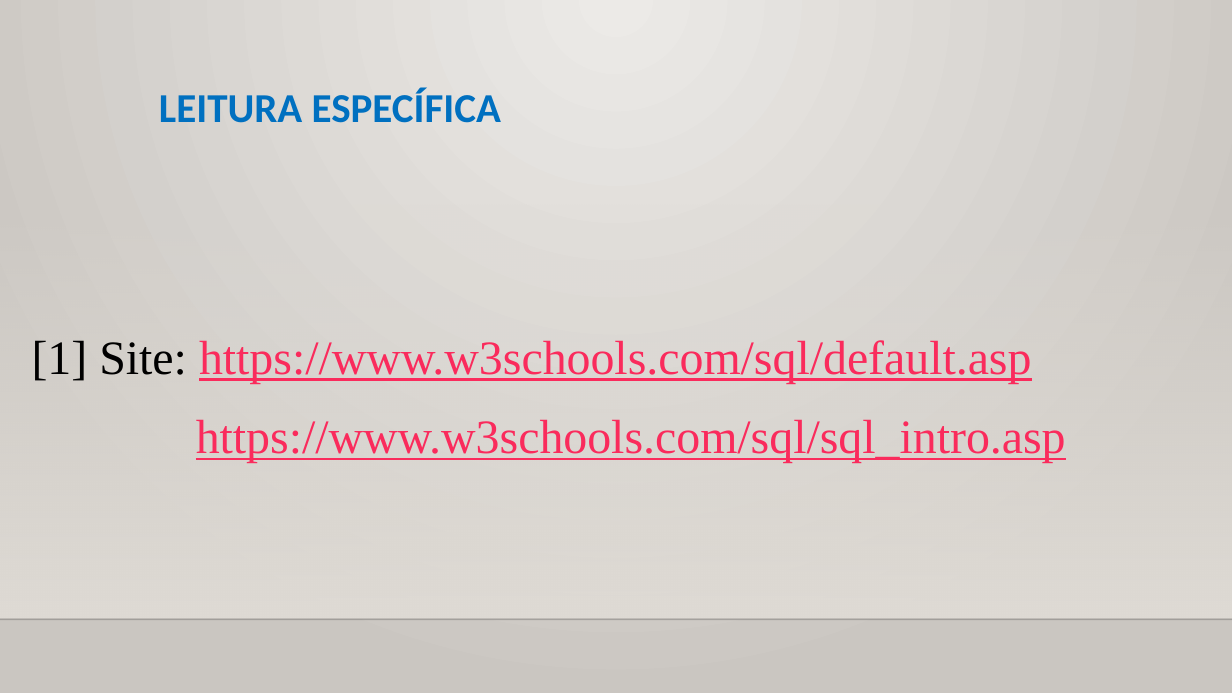
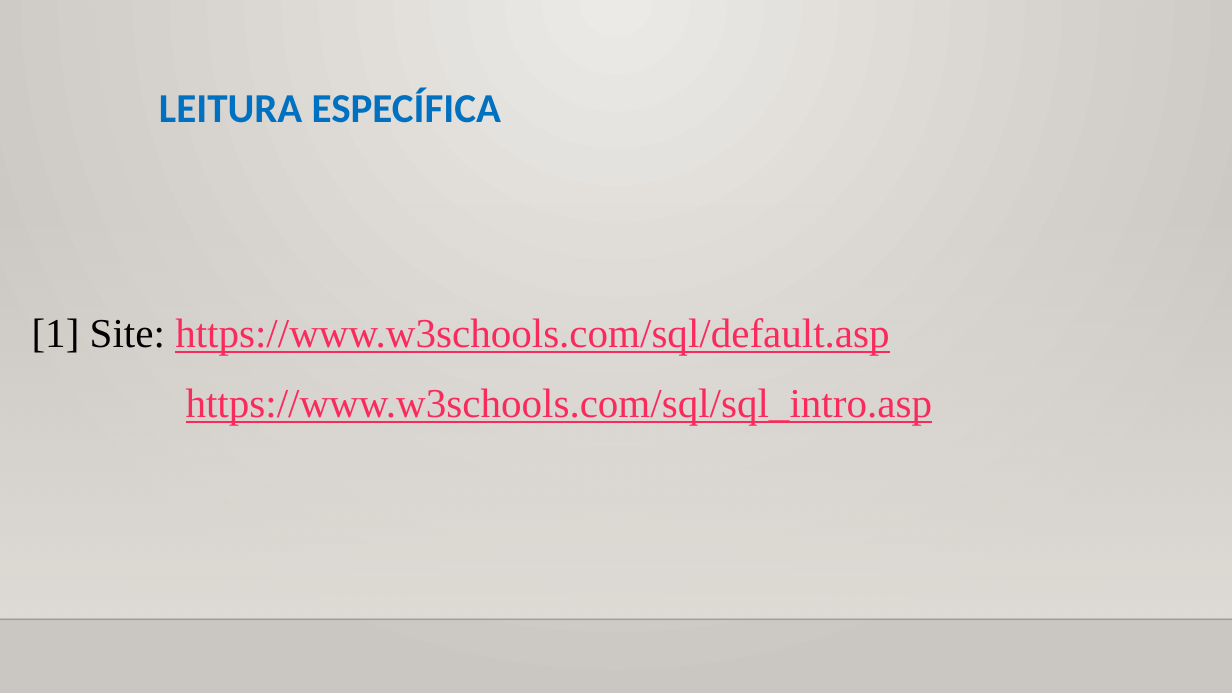
Before and after one commit to CloudEducationBrazil/WydenUniRuyPythonRAD, a slide deck: slide 12 of 01 Classes/Aula 12, 13 RAD Python - Banco de Dados.pptx. Drawn at 1232x693 pixels with LibreOffice and Linux fonts; fonts in the diff are those of the drawing; background and template pictures are left out. Boxes give left, top, right and bottom in pixels: in the first picture for what was removed or moved away, otherwise in the second. Text is boxed around its words. In the diff, an @@ line names an element or a change of style, - is before the commit and + after.

```diff
--- a/01 Classes/Aula 12, 13 RAD Python - Banco de Dados.pptx
+++ b/01 Classes/Aula 12, 13 RAD Python - Banco de Dados.pptx
@@ text "[1] Site: https://www.w3schools.com/sql/default.asp" at box(32, 318, 933, 425): size 28 to 24 pt @@
```
Also in this commit, not shown: 3 other slides changed.
